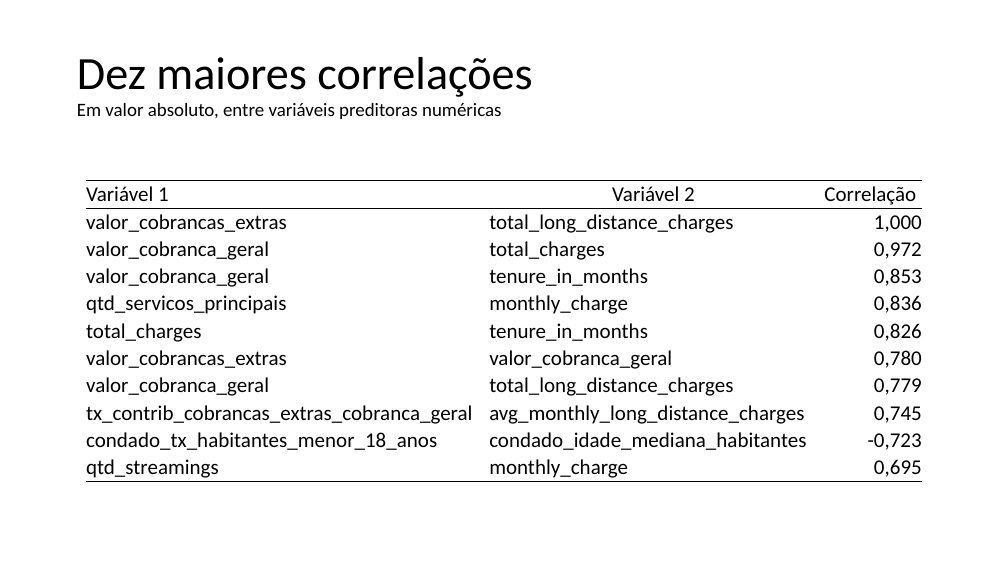
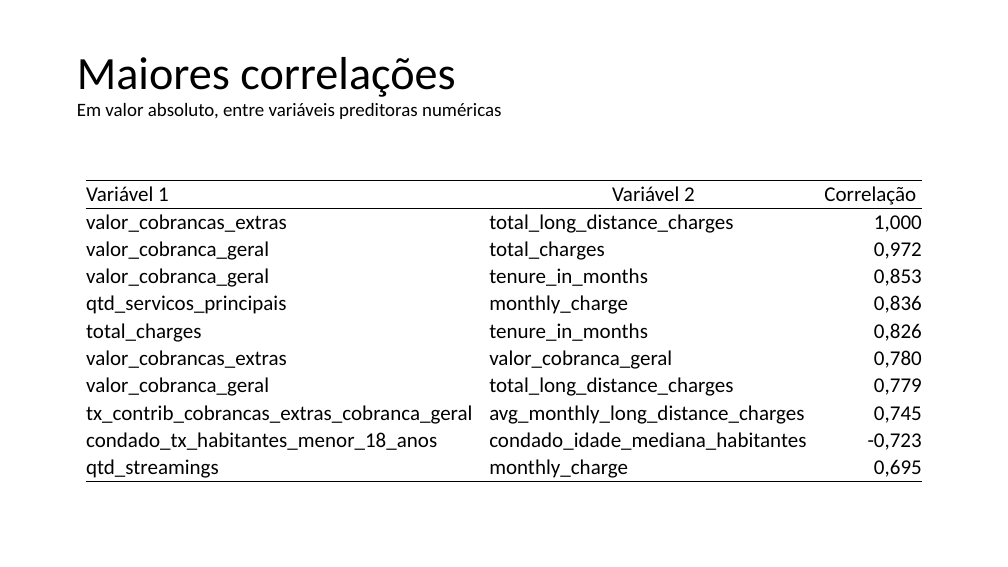
Before and after one commit to franzmonteiro/new_telco_churn, a slide deck: slide 15 of apresentacao.pptx (slide 9 before the commit). Drawn at 1008x567 pixels with LibreOffice and Linux fonts; fonts in the diff are those of the drawing; background and template pictures are left out. Boxes give left, top, right and bottom in pixels: in the first picture for what was removed or moved away, otherwise in the second. Text is boxed around its words. In the diff, an @@ line names an element or a change of style, - is before the commit and + after.

```diff
--- a/apresentacao.pptx
+++ b/apresentacao.pptx
@@ title at (77, 57, 501, 119): text changed @@
-Dez maiores correlações
-Em valor absoluto, entre variáveis preditoras numéricas
+Maiores correlações
+Em valor absoluto, entre variáveis preditoras numéricas
```
Also in this commit, not shown: 8 other slides changed, 11 slides added, 8 slides removed.
